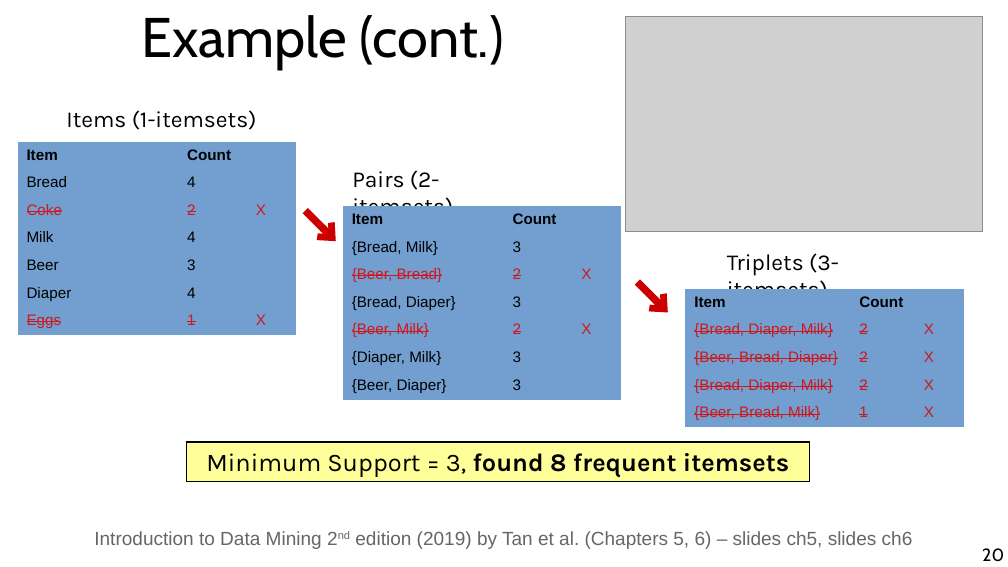
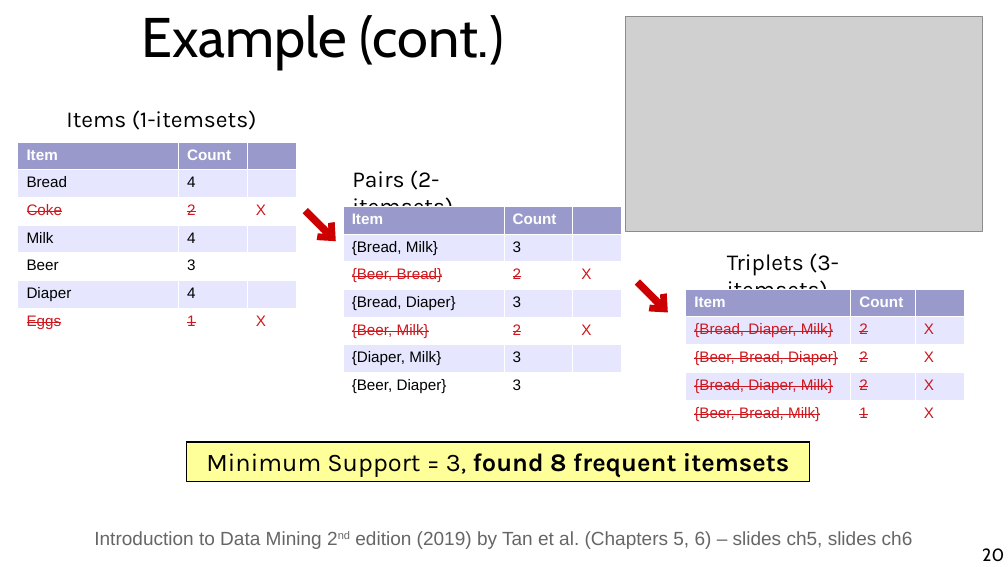
Before and after one commit to marco-calautti/data-mining-course, a slide deck: slide 20 of theory/tt06_association_rule_mining.odp. Drawn at 1008x567 pixels with LibreOffice and Linux fonts; fonts in the diff are those of the drawing; grey boxes stand for pictures. Boxes give left, top, right and bottom in pixels: in the first picture for what was removed or moved away, otherwise in the second. Text is boxed around its words. In the diff, an @@ line names an element or a change of style, - is before the commit and + after.

```diff
--- a/theory/tt06_association_rule_mining.odp
+++ b/theory/tt06_association_rule_mining.odp
@@ table at (17, 142, 295, 336) @@
@@ fill #729FCF to #9999CC in row 1 @@
@@ fill #729FCF to #E6E6FF in 9 cells @@
@@ fill #729FCF to #FFFFFF in 9 cells @@
@@ text colour #000000 to #FFFFFF in "Item", "Count" @@
@@ borders changed @@
@@ table at (343, 206, 622, 400) @@
@@ fill #729FCF to #9999CC in row 1 @@
@@ fill #729FCF to #E6E6FF in 9 cells @@
@@ fill #729FCF to #FFFFFF in 9 cells @@
@@ text colour #000000 to #FFFFFF in "Item", "Count" @@
@@ borders changed @@
@@ table at (686, 289, 965, 427) @@
@@ fill #729FCF to #9999CC in row 1 @@
@@ fill #729FCF to #E6E6FF in 6 cells @@
@@ fill #729FCF to #FFFFFF in 6 cells @@
@@ text colour #000000 to #FFFFFF in "Item", "Count" @@
@@ borders changed @@
```
Also in this commit, not shown: 8 other slides changed, 1 other file.
